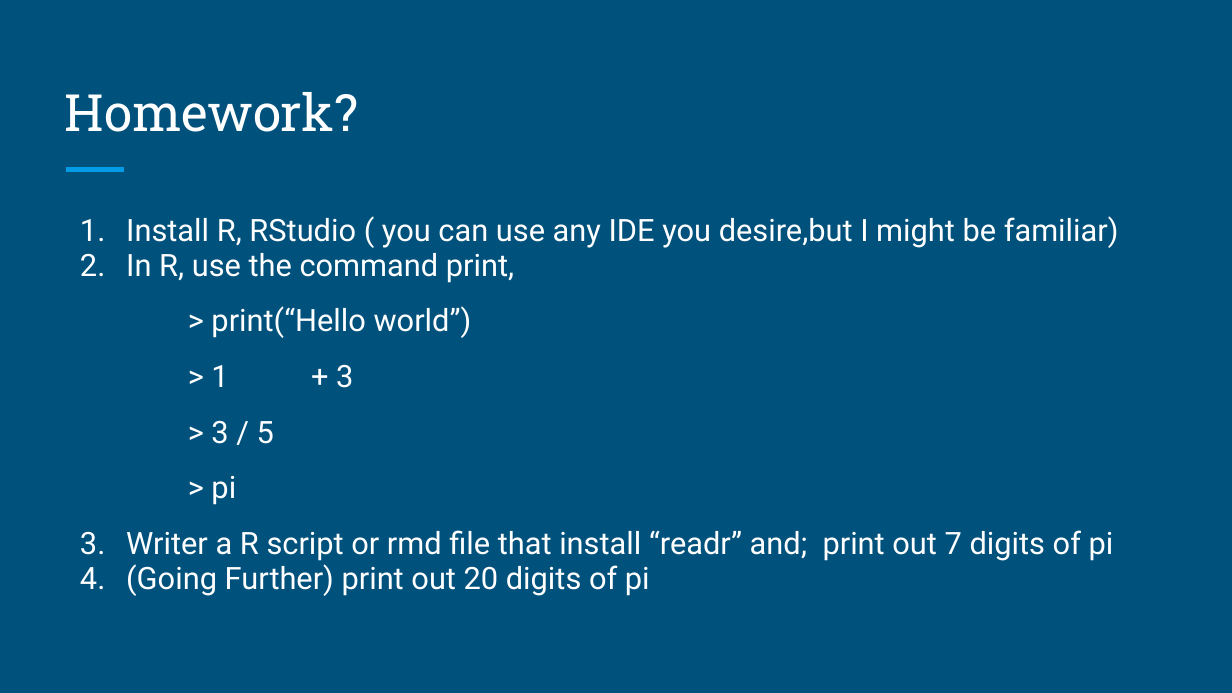
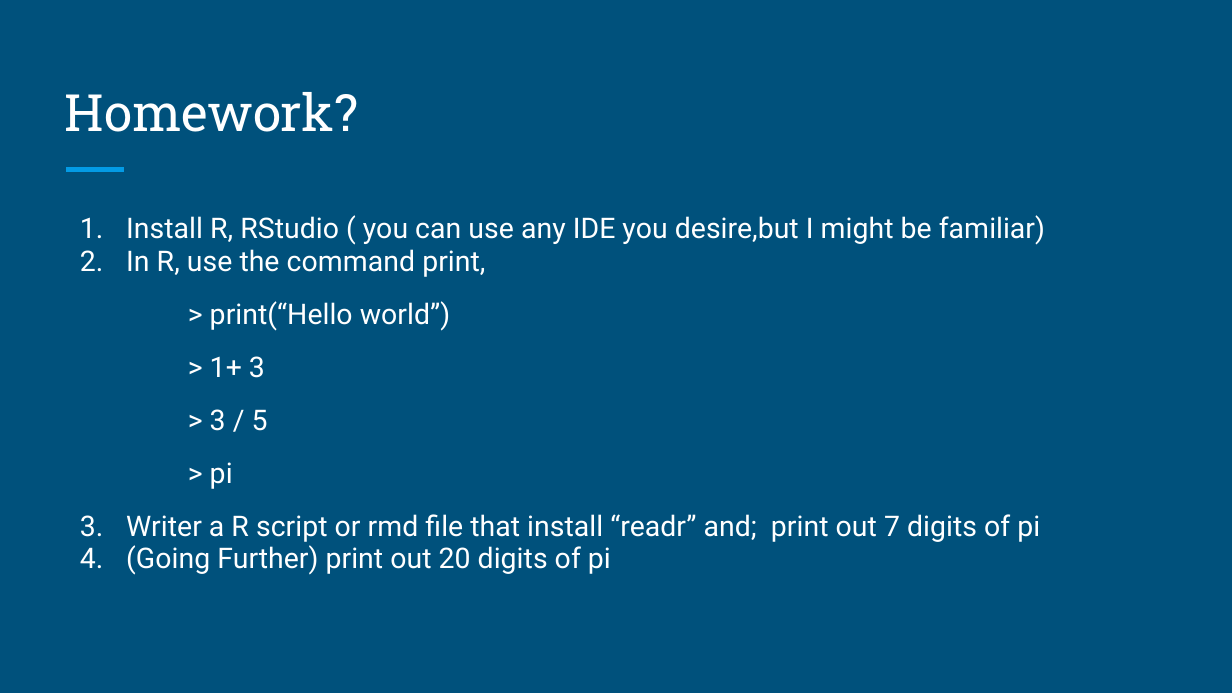
Before and after one commit to brandonyph/APB-Workshop-DataAnalyticsEssentials, a slide deck: slide 24 of Week 1-Basics, Scripting and Project/Week 1- Basics, Scripting and Project.pptx (slide 22 before the commit). Drawn at 1232x693 pixels with LibreOffice and Linux fonts; fonts in the diff are those of the drawing. Boxes give left, top, right and bottom in pixels: in the first picture for what was removed or moved away, otherwise in the second. Text is boxed around its words. In the diff, an @@ line names an element or a change of style, - is before the commit and + after.

```diff
--- a/Week 1-Basics, Scripting and Project/Week 1- Basics, Scripting and Project.pptx
+++ b/Week 1-Basics, Scripting and Project/Week 1- Basics, Scripting and Project.pptx
@@ text at bbox=[126, 215, 1045, 575]: size 18 to 16.6 pt @@
@@ text at bbox=[210, 356, 265, 378]: text changed; size 18 to 16.6 pt @@
-> 1 + 3
+> 1+ 3
```
Also in this commit, not shown: 4 other slides changed, 2 slides added, 8 other files.
